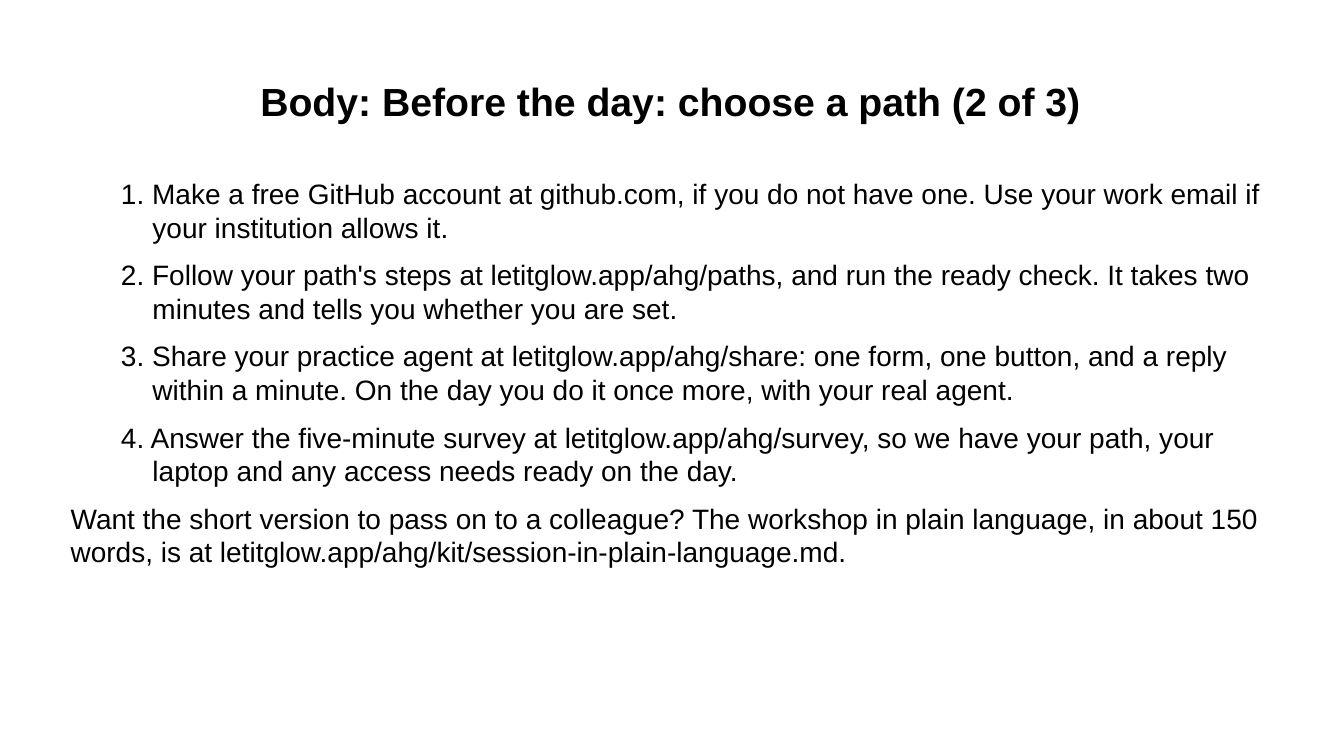
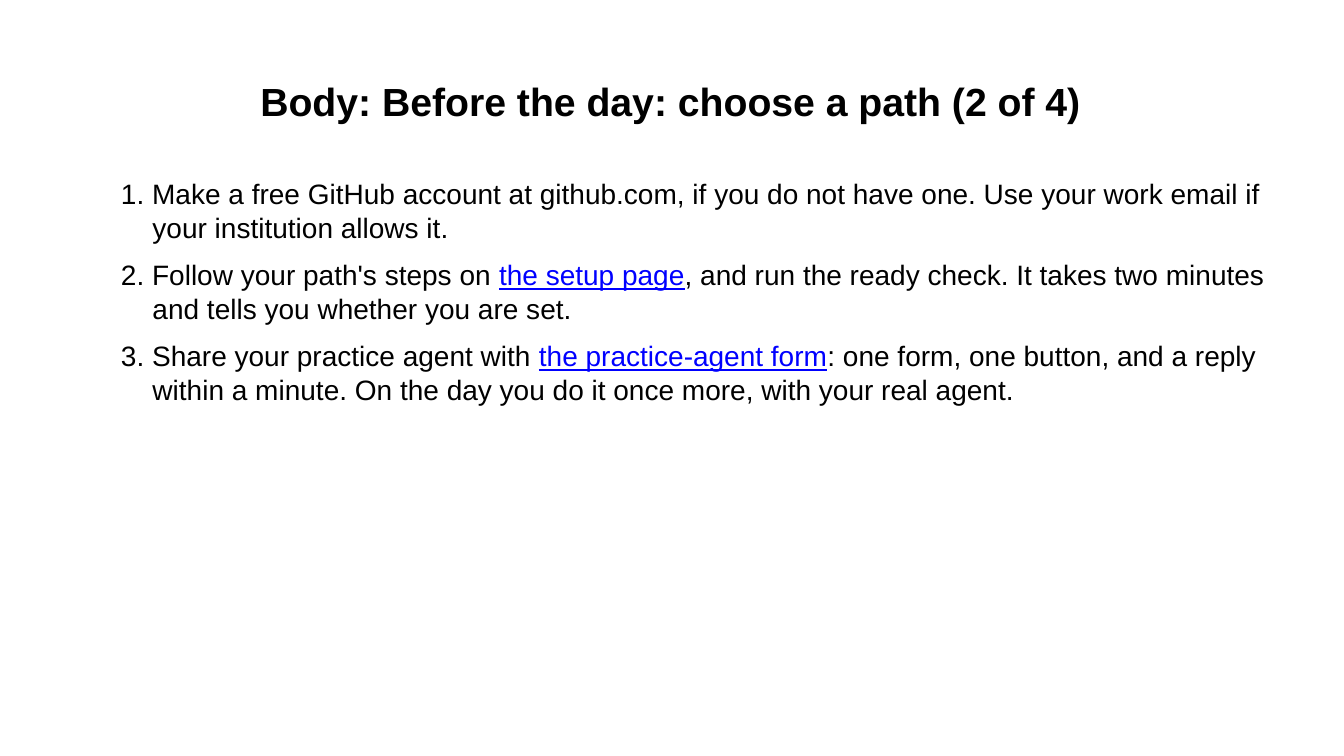
Before and after one commit to Community-Access/glow, a slide deck: slide 6 of docs/ahg-2026/pre-event-message.pptx. Drawn at 1344x756 pixels with LibreOffice and Linux fonts; fonts in the diff are those of the drawing. Boxes give left, top, right and bottom in pixels: in the first picture for what was removed or moved away, otherwise in the second. Text is boxed around its words. In the diff, an @@ line names an element or a change of style, - is before the commit and + after.

```diff
--- a/docs/ahg-2026/pre-event-message.pptx
+++ b/docs/ahg-2026/pre-event-message.pptx
@@ title at [260, 87, 1080, 124]: text changed @@
-Body: Before the day: choose a path (2 of 3)
+Body: Before the day: choose a path (2 of 4)
@@ text at [121, 264, 1264, 405]: text changed @@
-  2. Follow your path's steps at letitglow.app/ahg/paths, and run the ready check. It takes two minutes and tells you whether you are set.
-  3. Share your practice agent at letitglow.app/ahg/share: one form, one button, and a reply within a minute. On the day you do it once more, with your real agent.
-  4. Answer the five-minute survey at letitglow.app/ahg/survey, so we have your path, your laptop and any access needs ready on the day.
-Want the short version to pass on to a colleague? The workshop in plain language, in about 150 words, is at letitglow.app/ahg/kit/session-in-plain-language.md.
+  2. Follow your path's steps on the setup page, and run the ready check. It takes two minutes and tells you whether you are set.
+  3. Share your practice agent with the practice-agent form: one form, one button, and a reply within a minute. On the day you do it once more, with your real agent.
```
Also in this commit, not shown: 5 other slides changed, 4 slides added, 10 other files.
